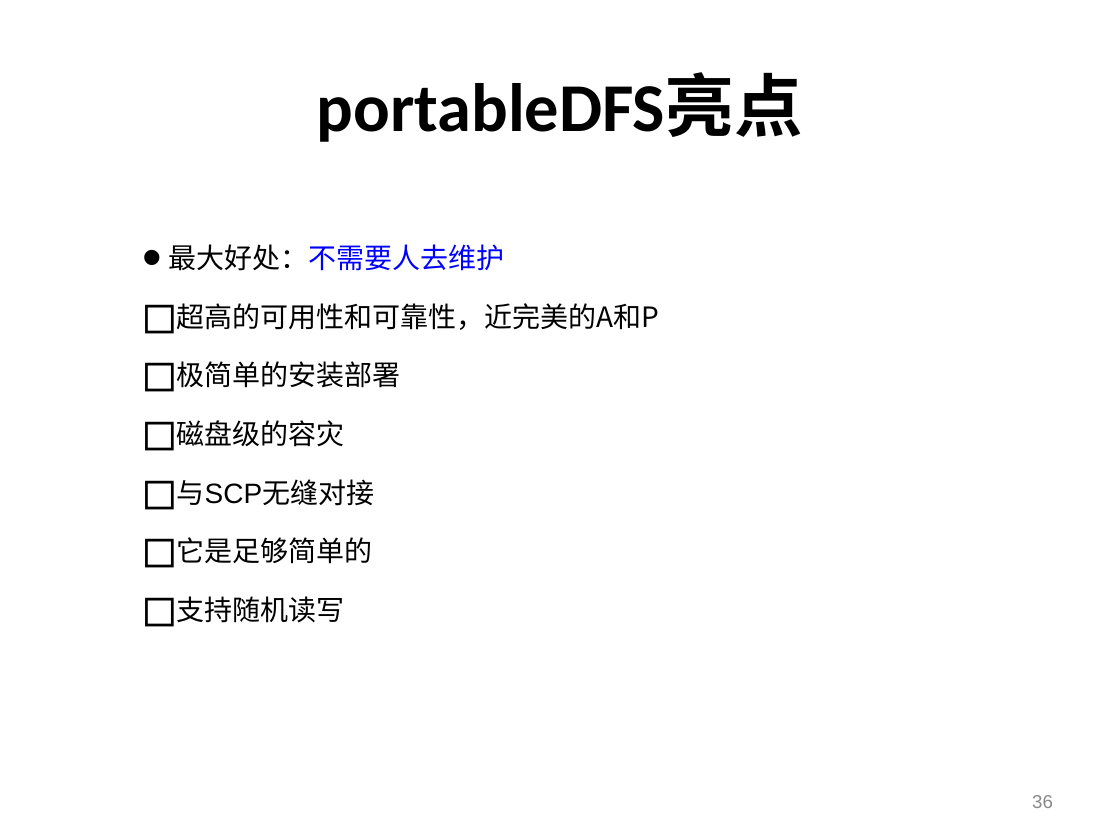
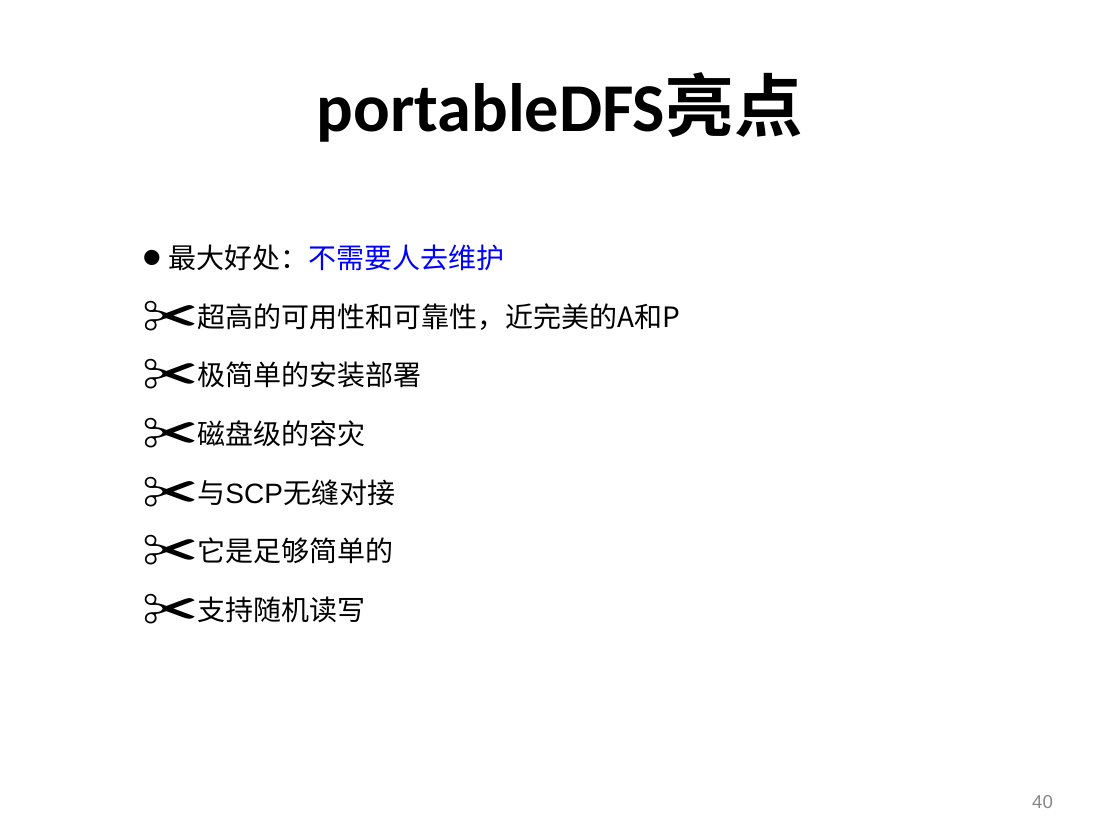
Before and after one commit to shtzr840329/mooon, a slide deck: slide 40 of applications/lightfs/doc/portableDFS-可便携的分布式文件系统.ppt (slide 36 before the commit). Drawn at 1120x840 pixels with LibreOffice and Linux fonts; fonts in the diff are those of the drawing; background and template pictures are left out. Boxes give left, top, right and bottom in pixels: in the first picture for what was removed or moved away, otherwise in the second. Text is boxed around its words. In the diff, an @@ line names an element or a change of style, - is before the commit and + after.

```diff
--- a/applications/lightfs/doc/portableDFS-可便携的分布式文件系统.ppt
+++ b/applications/lightfs/doc/portableDFS-可便携的分布式文件系统.ppt
@@ bullet ◻ to ✂ in 6 elements at (197,303,680,330), (197,420,365,447), (197,479,395,506), (197,361,421,388), (197,537,393,564), (197,596,365,623) @@
@@ page number at (1032,795,1053,808): text changed @@
-36
+40
```
Also in this commit, not shown: 15 other slides changed, 4 slides added, 4 other files.
